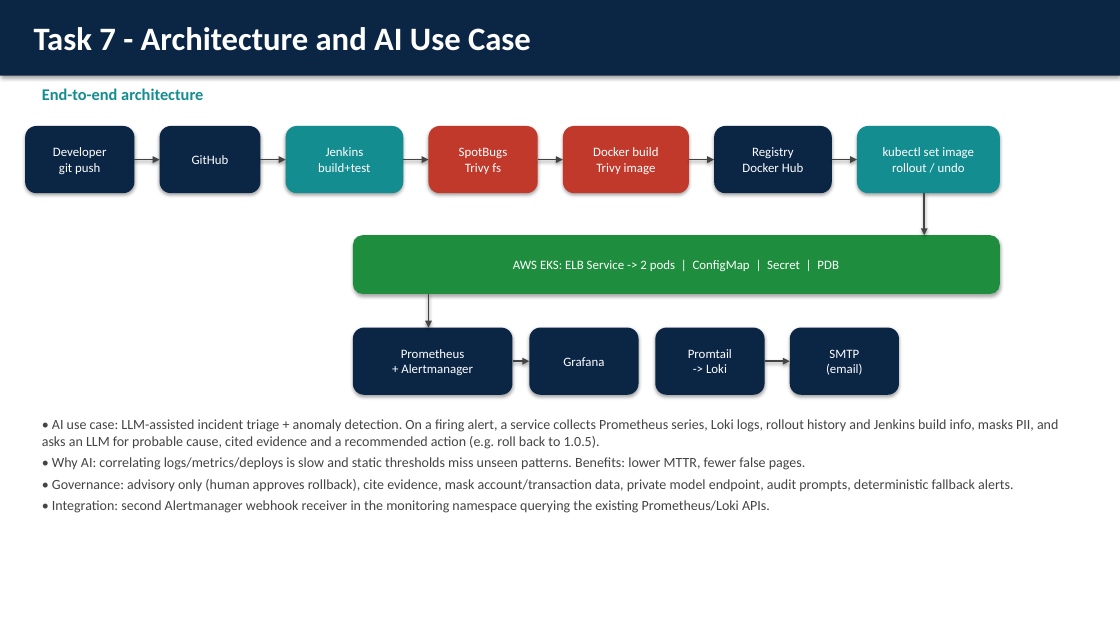
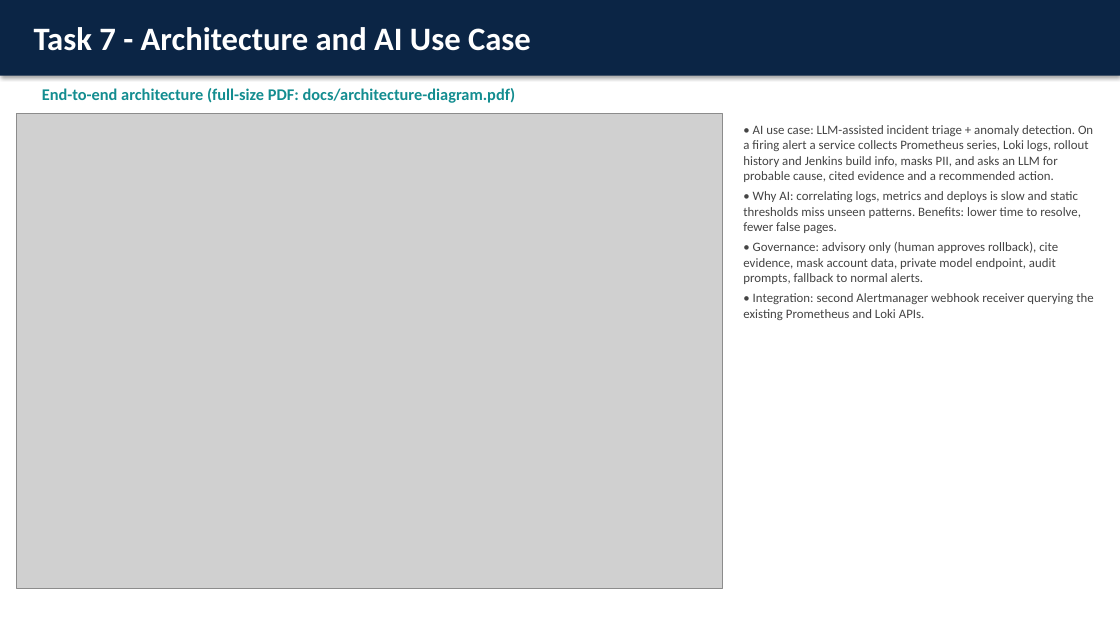
Before and after one commit to badri35/capstone, a slide deck: slide 7 of FinSecure-Pay-Capstone.pptx. Drawn at 1120x630 pixels with LibreOffice and Linux fonts; fonts in the diff are those of the drawing; grey boxes stand for pictures. Boxes give left, top, right and bottom in pixels: in the first picture for what was removed or moved away, otherwise in the second. Text is boxed around its words. In the diff, an @@ line names an element or a change of style, - is before the commit and + after.

Commit message:
docs: standalone architecture diagram (PDF/PNG/SVG) and updated deck

```diff
--- a/FinSecure-Pay-Capstone.pptx
+++ b/FinSecure-Pay-Capstone.pptx
@@ text at bbox=[42, 88, 516, 103]: text changed @@
-End-to-end architecture
+End-to-end architecture (full-size PDF: docs/architecture-diagram.pdf)
@@ picture added at bbox=[17, 113, 723, 589] @@
@@ rounded rectangle removed at bbox=[25, 126, 134, 193] @@
-Developer
-git push
@@ rounded rectangle removed at bbox=[160, 126, 260, 193] @@
-GitHub
@@ rounded rectangle removed at bbox=[286, 126, 403, 193] @@
-Jenkins
-build+test
@@ rounded rectangle removed at bbox=[429, 126, 538, 193] @@
-SpotBugs
-Trivy fs
@@ rounded rectangle removed at bbox=[563, 126, 689, 193] @@
-Docker build
-Trivy image
@@ rounded rectangle removed at bbox=[714, 126, 832, 193] @@
-Registry
-Docker Hub
@@ text at bbox=[743, 125, 1093, 320]: text changed; size 12 to 11 pt @@
-• AI use case: LLM-assisted incident triage + anomaly detection. On a firing alert, a service collects Prometheus series, Loki logs, rollout history and Jenkins build info, masks PII, and asks an LLM for probable cause, cited evidence and a recommended action (e.g. roll back to 1.0.5).
-• Why AI: correlating logs/metrics/deploys is slow and static thresholds miss unseen patterns. Benefits: lower MTTR, fewer false pages.
-• Governance: advisory only (human approves rollback), cite evidence, mask account/transaction data, private model endpoint, audit prompts, deterministic fallback alerts.
-• Integration: second Alertmanager webhook receiver in the monitoring namespace querying the existing Prometheus/Loki APIs.
+• AI use case: LLM-assisted incident triage + anomaly detection. On a firing alert a service collects Prometheus series, Loki logs, rollout history and Jenkins build info, masks PII, and asks an LLM for probable cause, cited evidence and a recommended action.
+• Why AI: correlating logs, metrics and deploys is slow and static thresholds miss unseen patterns. Benefits: lower time to resolve, fewer false pages.
+• Governance: advisory only (human approves rollback), cite evidence, mask account data, private model endpoint, audit prompts, fallback to normal alerts.
+• Integration: second Alertmanager webhook receiver querying the existing Prometheus and Loki APIs.
@@ rounded rectangle removed at bbox=[857, 126, 1000, 193] @@
-kubectl set image
-rollout / undo
@@ arrow removed from (134, 160) to (160, 160) @@
@@ arrow removed from (260, 160) to (286, 160) @@
@@ arrow removed from (403, 160) to (429, 160) @@
@@ arrow removed from (538, 160) to (563, 160) @@
@@ arrow removed from (689, 160) to (714, 160) @@
@@ arrow removed from (832, 160) to (857, 160) @@
@@ arrow removed from (924, 193) to (924, 235) @@
@@ rounded rectangle removed at bbox=[353, 235, 1000, 294] @@
-AWS EKS: ELB Service -> 2 pods | ConfigMap | Secret | PDB
@@ arrow removed from (429, 294) to (429, 328) @@
@@ rounded rectangle removed at bbox=[353, 328, 513, 395] @@
-Prometheus
-+ Alertmanager
@@ rounded rectangle removed at bbox=[529, 328, 639, 395] @@
-Grafana
@@ rounded rectangle removed at bbox=[655, 328, 765, 395] @@
-Promtail
--> Loki
@@ rounded rectangle removed at bbox=[790, 328, 899, 395] @@
-SMTP
-(email)
@@ arrow removed from (513, 361) to (529, 361) @@
@@ arrow removed from (765, 361) to (790, 361) @@
```
Also in this commit, not shown: 1 other slide changed, 5 other files.
